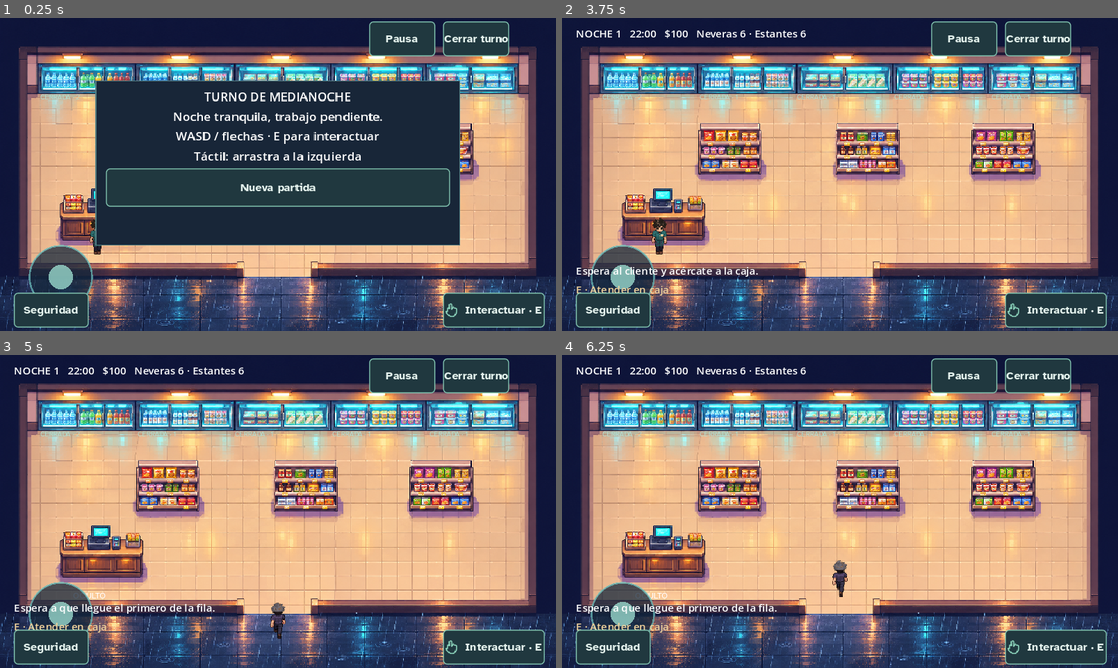
Above: before the commit, frames 1-4 (two rows, left to right).
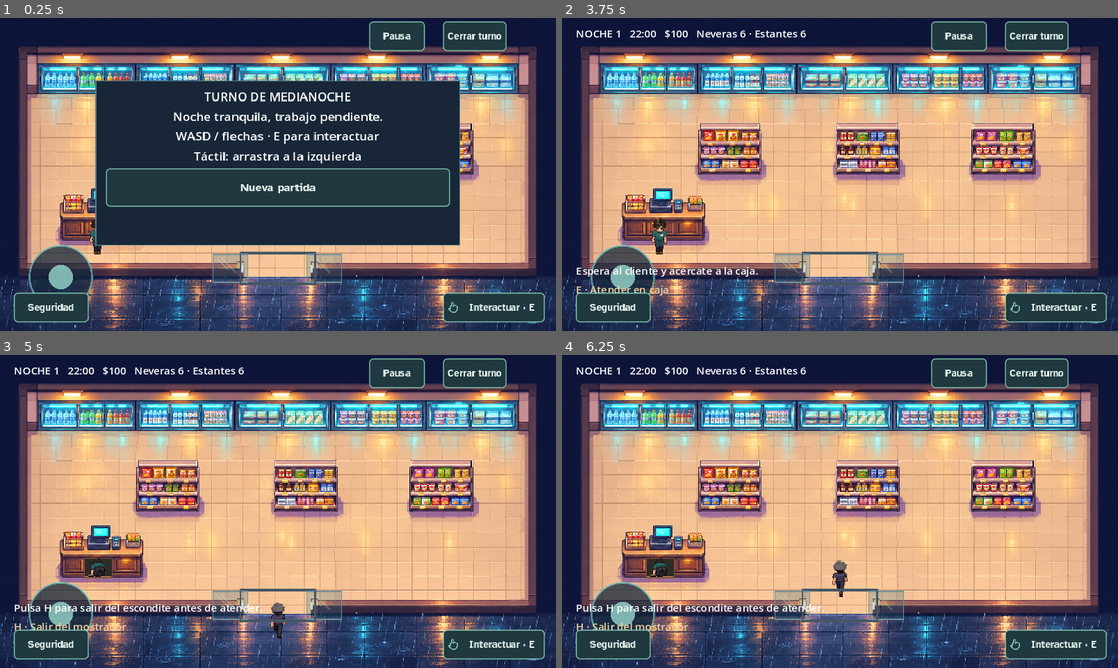
Above: after the commit, the same moments.

Repository: OscarLP1/midnight-shift
Game: Godot game, scene res://scenes/main.tscn
Same seed, same stepped clock (60 frames per second), same inputs: the game is played once before the commit and once after it. Sound files missing from this copy of the repository are replaced by a short silence.
Inputs (mouse positions are in pixels of both pictures, inside the frame that each line leads up to):
- Up to frame 1 (0.25 s): no input
- Up to frame 2 (3.75 s): click "Interactuar · E" at 0.5 s; click "Cerrar turno" at 1.25 s; click "Pausa" at 2 s; click "Seguridad" at 2.75 s; click "Nueva partida" at 3.5 s
- Up to frame 3 (5 s): tap Enter at 4.25 s; move the mouse to (400, 495) at 4.27 s; hold D from 4.28 s (still down); tap H at 4.35 s; click (400, 495) at 4.42 s; tap E at 4.55 s
- Up to frame 4 (6.25 s): release D at 5 s; tap H at 5, 5.85 s; drag from (728, 527) to (812, 574) at 5.02 s; move the mouse to (895, 442) at 5.77 s; hold D from 5.78 s (still down); tap E at 6.05 s

The runs differ from the first frame. In frame 1, 2.9% of the frame differs, in the area x 2-98%, y 1-99%; in frame 2, 3.1%; in frame 3, 4.2%; in frame 4, 4.2%.

Commit message:
Refine customer panic, checkout, hiding and sliding entrance

Diff:
--- a/scripts/commerce_ui.gd
+++ b/scripts/commerce_ui.gd
@@ -108,7 +108,7 @@
 		label(page,"$%d" % unit,Vector2(269,y+4),12)
 		label(page,"$%d" % (grouped[name]*unit),Vector2(312,y+4),12,ACCENT)
 		row += 1
-	label(page,"%d unidades · %d referencias" % [count,grouped.size()],Vector2(22,239),11,MUTED)
+	label(page,"%d unidad%s · %d referencia%s" % [count,"" if count==1 else "es",grouped.size(),"" if grouped.size()==1 else "s"],Vector2(22,239),11,MUTED)
 	label(page,"Venta sin impuestos en esta simulación.",Vector2(22,259),10,MUTED)
 	button(page,"Volver a la fila",Rect2(20,281,155,32),game.cancel_checkout)
 	label(page,"RESUMEN DEL COBRO",Vector2(372,80),11,ACCENT)
@@ -122,8 +122,8 @@
 	line(page,Vector2(372,179),Vector2(210,1),Color("385458"))
 	label(page,"TOTAL",Vector2(372,185),14)
 	label(page,"$%d" % total,Vector2(524,181),24,ACCENT)
-	button(page,"Tarjeta",Rect2(372,215,100,32),game.set_payment.bind("card"),game.payment_method=="card")
-	button(page,"Efectivo",Rect2(480,215,102,32),game.set_payment.bind("cash"),game.payment_method=="cash")
+	label(page,"EL CLIENTE PAGA CON",Vector2(372,215),10,MUTED)
+	label(page,"Efectivo" if game.payment_method=="cash" else "Tarjeta",Vector2(372,231),16,ACCENT)
 	label(page,("Recibido $%d  ·  Cambio $%d" % [cash,cash-total]) if game.payment_method=="cash" else "Terminal lista · Pago con tarjeta",Vector2(372,255),10,MUTED)
 	button(page,"Cobrar $%d" % total,Rect2(372,281,210,32),game.complete_sale,true,count==0)
 	if count==0: label(page,"Sin existencias para esta compra.",Vector2(24,117),12,Color("efad8d"))
--- a/scripts/customer_crowd.gd
+++ b/scripts/customer_crowd.gd
@@ -80,7 +80,7 @@
 		targets.append(SPOTS[indexes[pick]])
 		indexes.remove_at(pick)
 	serial += 1
-	var p := {"id":serial,"node":body,"sprite":sprite,"bubble": …(240 unchanged characters)… f_times[0],"evidence":false,"lost":false}
+	var p := {"id":serial,"node":body,"sprite":sprite,"bubble": …(240 unchanged characters)… f_times[0],"evidence":false,"lost":false,"payment":"cash" if rng.randf()<0.5 else "card"}
 	if p.thief:
 		thief_times.pop_front()
 		thieves_spawned += 1
@@ -116,7 +116,7 @@
 		withdrawal_in -= delta
 		if withdrawal_in<=0:
 			for visitor in people:
-				if visitor.state not in ["leaving","arrested","fleeing"]:
+				if visitor.state not in ["leaving","arrested","fleeing","panicking","waiting_exit"]:
 					leave(visitor)
 					break
 			withdrawal_in = 12.0
@@ -125,17 +125,26 @@
 		spawn_in = rng.randf_range(7,13)
 	for p in people.duplicate():
 		if p.state=="arrested": continue
-		if not p.thief and game.security.closed and (game.security.danger() or game.security.police_state!="idle") and p.state!="sheltering":
+		var alarm: bool = game.security.danger() or game.security.police_state=="chasing"
+		if not p.thief and p.node.position.y<=280 and alarm and p.state!="panicking":
 			queue.erase(p)
-			p.state = "sheltering"
-			plan(p,Vector2(184+(p.id%3)*24,264))
-		if p.state=="sheltering":
-			p.bubble.text = "A salvo · esperando"
-			if not game.security.closed and not game.security.danger():
-				p.sprite.scale = Vector2.ONE
+			p.state = "panicking"
+			p.speed = rng.randf_range(82,100)
+			p.calm_in = 2.0
+			p.sprite.scale = Vector2.ONE
+			panic_route(p)
+		if p.state=="panicking":
+			p.bubble.text = ""
+			p.calm_in = 2.0 if alarm else maxf(0,p.calm_in-delta)
+			if p.calm_in<=0:
+				p.speed = 55
 				leave(p)
+			elif p.path.is_empty(): panic_route(p)
+		if p.state=="waiting_exit":
+			p.bubble.text = ""
+			if not game.security.closed: leave(p)
 			elif p.path.is_empty():
-				p.sprite.scale.y = 0.65
+				Motion.animate(p.sprite,Vector2.ZERO)
 				continue
 		if p.state=="fleeing" and not game.security.closed and game.security.police_state=="idle": leave(p)
 		if p.state=="queue" and not p.thief:
@@ -153,8 +162,12 @@
 					p.speed = 95
 					plan(p,SPOTS[rng.randi_range(0,7)])
 				else:
-					p.state = "sheltering"
-					plan(p,Vector2(184+(p.id%3)*24,264))
+					p.state = "panicking" if alarm else "waiting_exit"
+					if alarm:
+						p.speed = rng.randf_range(82,100)
+						p.calm_in = 2.0
+						panic_route(p)
+					else: plan(p,Vector2(296+(p.id%3)*24,264))
 				continue
 			var before: Vector2 = p.node.position
 			p.node.position = p.node.position.move_toward(target,p.speed*delta)
@@ -206,7 +219,8 @@
 				leave(p)
 		elif p.state == "queue":
 			p.wait += delta
-			p.bubble.text = "%d artículos" % p.basket
+			var units: int = game.available_items(p).size()
+			p.bubble.text = "%d artículo%s" % [units,"" if units==1 else "s"]
 			if p.wait>p.patience: leave(p)
 		elif p.state == "leaving":
 			if p.thief and p.evidence and not p.lost:
@@ -240,7 +254,22 @@
 
 func frighten() -> void:
 	for p in people:
-		if p.state in ["arrested","sheltering"]: continue
+		if p.state in ["arrested","panicking"]: continue
 		leave(p)
 		p.speed = 105.0
 		p.bubble.text = "¡Vámonos!"
+
+func panic_route(p: Dictionary) -> void:
+	var best := Vector2.ZERO
+	var score := -INF
+	for spot in SPOTS:
+		if spot.distance_to(p.node.position)<70 or spot==p.get("panic_target",Vector2.ZERO): continue
+		var safety := 300.0
+		for suspect in people:
+			if suspect.thief and suspect.state!="arrested": safety = minf(safety,spot.distance_to(suspect.node.position))
+		var candidate := safety+rng.randf_range(0,100)
+		if candidate>score:
+			score = candidate
+			best = spot
+	p.panic_target = best
+	plan(p,best)
--- /dev/null
+++ b/scripts/entrance_view.gd
@@ -0,0 +1,28 @@
+extends Node2D
+var game
+var closure := 0.0
+func _process(delta: float) -> void:
+	if game==null: return
+	visible = game.location=="store"
+	if game.active: closure = move_toward(closure,1.0 if game.security.closed else 0.0,delta*1.6)
+	queue_redraw()
+func _draw() -> void:
+	if game==null: return
+	if game.security.hide_amount>0:
+		draw_rect(Rect2(97,234,32,22),Color("302a27"))
+		draw_rect(Rect2(97,234,32,22),Color("79513a"),false,1)
+		draw_line(Vector2(98,255),Vector2(128,255),Color("c38b52"),1)
+	# Two framed glass leaves slide into the wall pockets along the same track.
+	draw_rect(Rect2(276,269,88,3),Color("455764"))
+	draw_rect(Rect2(277,304,86,3),Color("455764"))
+	for i in range(2):
+		var x: float = (279.0-34*(1-closure)) if i==0 else (319.0+34*(1-closure))
+		draw_rect(Rect2(x,272,40,32),Color(0.2,0.42,0.5,0.26))
+		draw_rect(Rect2(x,272,40,32),Color("71929e"),false,1)
+		draw_line(Vector2(x+5,277),Vector2(x+17,289),Color(0.75,0.91,0.95,0.4),1)
+		draw_line(Vector2(x+10,276),Vector2(x+27,293),Color(0.75,0.91,0.95,0.22),2)
+		var handle: float = x+34 if i==0 else x+6
+		draw_line(Vector2(handle,284),Vector2(handle,293),Color("c9d8dc"),2)
+	for x in [276,362]:
+		draw_rect(Rect2(x,269,2,38),Color("455764"))
+		draw_circle(Vector2(x+1,271),0.5,Color("aabcc2"))
--- /dev/null
+++ b/scripts/hide_palette.gdshader
@@ -0,0 +1,15 @@
+shader_type canvas_item;
+uniform vec4 jacket : source_color;
+uniform vec4 hair : source_color;
+uniform float head_top[16];
+void fragment() {
+	vec4 c = texture(TEXTURE,UV);
+	vec2 cell = fract(UV*4.0);
+	int index = int(floor(UV.y*4.0))*4+int(floor(UV.x*4.0));
+	if (c.g>c.r*1.15 && c.b>c.r*1.1) {
+		c.rgb = jacket.rgb*(0.35+max(c.g,c.b)*1.4);
+	} else if (cell.y*48.0 < head_top[index]+11.0 && c.r<0.35 && c.g<0.30 && c.b<0.27 && c.a>0.5) {
+		c.rgb = hair.rgb*(0.55+max(c.r,max(c.g,c.b))*1.5);
+	}
+	COLOR = c;
+}
--- a/scripts/main.gd
+++ b/scripts/main.gd
@@ -235,7 +235,7 @@
 	b.text = text
 	b.position = pos
 	if touch_controls and b.position.y>316: b.position.y = 316
-	b.custom_minimum_size = Vector2(76,40 if touch_controls else 28)
+	b.custom_minimum_size = Vector2(64,34 if touch_controls else 23)
 	b.pressed.connect(action)
 	style_control(b)
 	if text in ["Cerrar turno", "Reponer · R", "Seguridad"]: shift_buttons.append(b)
@@ -246,9 +246,11 @@
 		map_button = b
 		b.visible = false
 		b.icon = UIStyles.icon("map")
+	b.set_meta("compact_hud",true)
+	UIStyles.apply(b)
 	if text == "Interactuar · E": b.icon = UIStyles.icon("hand")
 	b.expand_icon = true
-	b.add_theme_constant_override("icon_max_width",18)
+	b.add_theme_constant_override("icon_max_width",14)
 	controls.add_child(b)
 
 func show_panel(text: String, action: String, callback: Callable, continuation := false) -> void:
@@ -372,6 +374,9 @@
 
 func interact() -> void:
 	if not active: return
+	if security.hiding:
+		message.text = "Pulsa H para salir del escondite antes de atender."
+		return
 	if location == "city":
 		city_interact()
 		return
@@ -391,7 +396,7 @@
 	active = false
 	transaction_open = true
 	joystick.reset()
-	payment_method = "card"
+	payment_method = checkout_person.get("payment","card")
 	soundscape.play("scan")
 	commerce.checkout()
 
@@ -552,6 +557,9 @@
 	elif location in ["cafe","hardware","atelier"]:
 		hint.text = "E · Salir a la calle" if player.position.y>285 else ("E · Hablar en el mostrador" if player.position.y<175 else "Acércate al mostrador o explora el local")
 	else:
+		if security.hiding:
+			hint.text = "H · Salir del mostrador"
+			return
 		hint.text = "E · Abrir / cerrar nevera · R reponer" if player.position.y<116 else ("E · Atender en caja" if player.position.distance_to(CASHIER)<28 else ("E · Examinar productos y precios" if events.shelf_near(player.position)>=0 else "Explora los pasillos"))
 
 func city_interact() -> void:
@@ -637,10 +645,9 @@
 	else:
 		message.text = "Mostrador al fondo · Salida por la alfombra de entrada."
 
-func set_payment(method: String) -> void:
-	if not transaction_open or method not in ["card","cash"]: return
-	payment_method = method
-	commerce.checkout()
+func set_payment(_method: String) -> void:
+	# The customer keeps the same tender even if the checkout is reopened.
+	if transaction_open: payment_method = checkout_person.get("payment","card")
 
 func cancel_checkout() -> void:
 	transaction_open = false
@@ -688,9 +695,12 @@
 	return ["Agua Bruma","Jugo Aurora","Leche Alba","Yogur Nieve","Queso Fresco"].find(product)+3
 
 func checkout_items() -> Array[String]:
+	return available_items(checkout_person)
+
+func available_items(person: Dictionary) -> Array[String]:
 	var available := zone_stock.duplicate()
 	var result: Array[String] = []
-	for product in checkout_person.get("items",[]):
+	for product in person.get("items",[]):
 		var zone := product_zone(product)
 		if zone>=0 and zone<8 and available[zone]>0:
 			result.append(product)
--- a/scripts/store_details.gd
+++ b/scripts/store_details.gd
@@ -25,8 +25,6 @@
 		var x := 46.0+i*112.0
 		if game.events.spoiled[i]:
 			draw_rect(Rect2(x,56,101,27),Color(0.03,0.09,0.12,0.94))
-		var status: String = "DAÑADA" if game.events.spoiled[i] else ("ABIERTA" if game.events.open_doors[i] else "CERRADA")
-		draw_string(ThemeDB.fallback_font,Vector2(x,94),status+" · "+str(game.zone_stock[i+3]),HORIZONTAL_ALIGNMENT_LEFT,-1,8,Color("efb56d") if game.events.open_doors[i] else Color("b4ddce"))
 		if amounts[i]>0:
 			var edge: float = x+38+amounts[i]*35
 			draw_rect(Rect2(edge,55,30,29),Color(0.35,0.65,0.72,0.16))
--- a/scripts/store_security.gd
+++ b/scripts/store_security.gd
@@ -1,6 +1,11 @@
 extends Node2D
 var game
 var hide_amount := 0.0
+var hiding_actor: AnimatedSprite2D
+var hide_direction := 1
+var entrance_view: Node2D
+var dropping: Texture2D
+var hide_material: ShaderMaterial
 var wheel_phase := 0.0
 var arrested_total := 0
 var dog_caught := false
@@ -27,17 +32,43 @@
 var dog_wait := 0.0
 var patrol_x := -90.0
 var patrol_texture: Texture2D
-const DOG_TROT_SPEED := 75.0
-const DOG_ESCAPE_SPEED := 88.0
+const DOG_TROT_SPEED := 64.0
+const DOG_ESCAPE_SPEED := 74.0
 const PATROL_WHEEL_CENTERS = [Vector2(20,30),Vector2(69,30)]
 func _process(delta: float) -> void:
 	if game==null: return
 	visible = game.location=="store"
 	if game.active:
 		hide_amount = move_toward(hide_amount,1.0 if hiding else 0.0,delta*3)
-	game.actor.scale.y = lerpf(1.0,0.3,hide_amount)*(1.6 if game.location in ["cafe","hardware","atelier"] else 1.0)
-	game.actor.position.y = lerpf(-20,-5,hide_amount)
-	game.actor.modulate.a = 1.0-hide_amount
+	if not is_instance_valid(entrance_view):
+		entrance_view = preload("res://scripts/entrance_view.gd").new()
+		entrance_view.game = game
+		entrance_view.z_index = 2
+		add_child(entrance_view)
+	if not is_instance_valid(hiding_actor):
+		hiding_actor = game.make_actor("employee-hide")
+		hiding_actor.z_index = 3
+		hide_material = ShaderMaterial.new()
+		hide_material.shader = preload("res://scripts/hide_palette.gdshader")
+		var image: Image = load("res://assets/employee-hide.png").get_image()
+		var tops := PackedFloat32Array()
+		for row in range(4):
+			for col in range(4): tops.append(image.get_region(Rect2i(col*32,row*48,32,48)).get_used_rect().position.y)
+		hide_material.set_shader_parameter("head_top",tops)
+		hiding_actor.material = hide_material
+		hiding_actor.pause()
+		game.player.add_child(hiding_actor)
+	game.actor.visible = hide_amount<=0.001
+	game.actor.modulate.a = 1
+	if hide_amount>0:
+		hide_material.set_shader_parameter("jacket",game.wardrobe.COLORS[game.wardrobe.saved[2]])
+		hide_material.set_shader_parameter("hair",game.wardrobe.HAIR_COLORS[game.wardrobe.saved[3]])
+		hiding_actor.animation = str(hide_direction)
+		hiding_actor.pause()
+		hiding_actor.frame = mini(3,int(hide_amount*4))
+		hiding_actor.position = Vector2(0,lerpf(-20,-37,hide_amount))
+		hiding_actor.visible = game.location=="store"
+	else: hiding_actor.visible = false
 	if is_instance_valid(dog): dog.visible = visible
 	if is_instance_valid(officer): officer.visible = visible
 	queue_redraw()
@@ -72,8 +103,11 @@
 		game.message.text = "Acércate al mostrador para esconderte."
 		return
 	hiding = not hiding
-	if hiding: game.player.position = game.CASHIER
-	game.actor.z_index = -1 if hiding else 0
+	if hiding:
+		game.player.position = game.CASHIER
+		hide_direction = 1
+		game.player.velocity = Vector2.ZERO
+	game.actor.z_index = 0
 	game.message.text = "Bajo el mostrador · H para salir." if hiding else "Has salido del escondite."
 func call_police() -> void:
 	if not game.active or game.location!="store" or police>=0 or police_state!="idle": return
@@ -166,14 +200,10 @@
 	return false
 func _draw() -> void:
 	if game==null: return
-	if hide_amount>0.9:
-		draw_string(ThemeDB.fallback_font,game.CASHIER+Vector2(-28,8),"OCULTO",HORIZONTAL_ALIGNMENT_LEFT,-1,10,Color.WHITE)
-	if closed:
-		draw_rect(Rect2(279,282,80,5),Color("977854"))
-		draw_line(Vector2(310,281),Vector2(310,288),Color("eed49c"),2)
+
+	if dropping==null: dropping = load("res://assets/dog-dropping.png")
 	for pos in dirt:
-		draw_circle(pos,4,Color("63442c"))
-		draw_circle(pos+Vector2(2,-3),3,Color("775136"))
+		draw_texture_rect(dropping,Rect2(pos-Vector2(7,7),Vector2(14,9)),false)
 	if patrol_time>0 and patrol_texture!=null:
 		draw_texture_rect(patrol_texture,Rect2(patrol_x,308,88,38),false)
 		for offset in PATROL_WHEEL_CENTERS:
--- a/scripts/ui_styles.gd
+++ b/scripts/ui_styles.gd
@@ -16,6 +16,11 @@
 		box.bg_color = accents[index] if primary else fills[index]
 		box.border_color = accents[index]
 		box.set_border_width_all(2 if index==1 else 1)
+		if button.get_meta("compact_hud",false):
+			box.content_margin_left = 5
+			box.content_margin_right = 5
+			box.content_margin_top = 2
+			box.content_margin_bottom = 2
 		box.set_corner_radius_all(0 if index==1 else 4)
 		if state=="hover": box.bg_color = box.bg_color.lightened(0.15)
 		if state=="pressed": box.bg_color = box.bg_color.darkened(0.15)
@@ -27,7 +32,7 @@
 	button.add_theme_color_override("font_hover_color",fills[index] if primary else texts[index])
 	button.add_theme_color_override("font_pressed_color",texts[index])
 	button.add_theme_color_override("font_disabled_color",texts[index].darkened(0.35))
-	button.add_theme_font_size_override("font_size",13)
+	button.add_theme_font_size_override("font_size",11 if button.get_meta("compact_hud",false) else 13)
 
 static func icon(kind: String, preset := -1) -> Texture2D:
 	var index := selected if preset<0 else preset
--- /dev/null
+++ b/tools/capture_customer_refinements.gd
@@ -0,0 +1,42 @@
+extends SceneTree
+var game
+func _initialize() -> void: call_deferred("run")
+func snap(name: String) -> void:
+ game.update_hint()
+ await process_frame
+ await RenderingServer.frame_post_draw
+ root.get_texture().get_image().save_png("res://docs/"+name+".png")
+func run() -> void:
+ game = load("res://scenes/main.tscn").instantiate()
+ root.add_child(game)
+ await process_frame
+ game.start(false)
+ game.set_physics_process(false)
+ game.events.muted = true
+ game._physics_process(0)
+ game.security.dirt.append(Vector2(245,260))
+ game.security.toggle_door()
+ game.player.position = game.CASHIER
+ game.security.hide_player()
+ await create_timer(0.8).timeout
+ await snap("refined-hide-door")
+ game.security.hide_player()
+ await create_timer(0.8).timeout
+ game.crowd.spawn()
+ var person = game.crowd.people[0]
+ person.thief = false
+ person.node.position = game.CUSTOMER_CHECKOUT
+ person.path.clear()
+ person.state = "queue"
+ person.items = ["Papas Crujín","Papas Crujín","Papas Crujín"]
+ person.basket = 3
+ person.payment = "cash"
+ game.crowd.queue.append(person)
+ game.zone_stock[0] = 1
+ game.crowd.tick(0.01)
+ await snap("refined-quantity")
+ game.interact()
+ await snap("refined-checkout")
+ game.free()
+ await process_frame
+ quit()
--- a/tools/test_commerce_ui.gd
+++ b/tools/test_commerce_ui.gd
@@ -15,10 +15,11 @@
 		if not game.crowd.first().is_empty(): break
 	var person: Dictionary = game.crowd.first()
 	assert(not person.is_empty() and person.items.size()==person.basket)
+	person.payment = "cash"
 	game.interact()
 	await process_frame
 	assert(game.panel.size.x<=608 and game.panel.size.y<=328)
-	game.set_payment("cash")
+	game.set_payment("card")
 	await process_frame
 	assert(game.payment_method=="cash" and game.money==100)
 	game.cancel_checkout()
@@ -26,10 +27,10 @@
 	assert(game.active and game.stock==12 and game.crowd.first()==person)
 	game.interact()
 	await process_frame
-	game.set_payment("cash")
+	game.set_payment("card")
 	await process_frame
 	game.complete_sale()
-	var expected: int = 100+person.basket*4
+	var expected: int = 100+game.revenue
 	assert(game.money==expected and game.sold==1)
 	game.complete_sale()
 	assert(game.money==expected)
--- /dev/null
+++ b/tools/test_customer_refinements.gd
@@ -0,0 +1,73 @@
+extends SceneTree
+func _initialize() -> void: call_deferred("run")
+func run() -> void:
+ var g = load("res://scenes/main.tscn").instantiate()
+ g.SaveStore.PATH = "user://test_customer_refinements.json"
+ root.add_child(g)
+ await process_frame
+ g.set_physics_process(false)
+ g.start(false)
+ g.events.muted = true
+ g.crowd.spawn_in = 999
+ g.crowd.spawn()
+ var p = g.crowd.people[0]
+ p.thief = false
+ p.payment = "cash"
+ p.state = "queue"
+ p.items = ["Papas Crujín","Papas Crujín","Papas Crujín"]
+ p.basket = 3
+ p.node.position = g.CUSTOMER_CHECKOUT
+ p.path.clear()
+ g.crowd.queue.append(p)
+ g.zone_stock[0] = 1
+ g.crowd.tick(0.01)
+ assert(p.bubble.text=="1 artículo")
+ assert(g.available_items(p).size()==1)
+ g.player.position = g.CASHIER
+ g.interact()
+ assert(g.payment_method=="cash")
+ g.set_payment("card")
+ assert(g.payment_method=="cash")
+ g.complete_sale()
+ assert(g.zone_stock[0]==0 and g.money==104)
+ await process_frame
+ g.crowd.reset()
+ g.crowd.spawn_in = 999
+ g.crowd.spawn()
+ var civilian = g.crowd.people[0]
+ civilian.thief = false
+ civilian.node.position = Vector2(192,192)
+ civilian.path.clear()
+ g.crowd.spawn()
+ var thief = g.crowd.people[1]
+ thief.node.position = Vector2(352,192)
+ thief.path.clear()
+ thief.thief = true
+ thief.evidence = true
+ thief.state = "concealing"
+ thief.wait = -999
+ g.security.closed = true
+ var distance := 0.0
+ var destinations := {}
+ for i in range(1200):
+  var before: Vector2 = civilian.node.position
+  g.crowd.tick(1.0/60)
+  distance += civilian.node.position.distance_to(before)
+  destinations[str(civilian.get("panic_target",Vector2.ZERO))] = true
+  assert(civilian.sprite.scale==Vector2.ONE and civilian.bubble.text=="")
+  assert(civilian.node.position.y<=280)
+  for obstacle in g.obstacles: assert(not obstacle.has_point(civilian.node.position))
+ assert(distance>300 and destinations.size()>2)
+ assert(g.security.DOG_TROT_SPEED<75 and g.security.DOG_ESCAPE_SPEED<88)
+ g.security._process(0.1)
+ g.security.entrance_view._process(1)
+ assert(g.security.entrance_view.closure==1)
+ g.player.position = g.CASHIER
+ g.security.hide_player()
+ for i in range(60): g.security._process(1.0/60)
+ assert(not g.actor.visible and g.security.hiding_actor.frame==3)
+ assert(g.security.hiding_actor.scale==Vector2.ONE and g.actor.modulate.a==1)
+ print("PASS: customer-chosen tender, real unit count, exact stock debit, civilian panic at full size without text, blocked exit, varied routes, slower dog, sliding closure and unscaled crouch")
+ g.free()
+ await process_frame
+ quit()
--- a/tools/test_revision_complete.gd
+++ b/tools/test_revision_complete.gd
@@ -43,7 +43,7 @@
  g.player.position = g.CASHIER
  g.security.hide_player()
  for i in range(60): g.security._process(1.0/60)
- assert(g.security.hide_amount>0.9 and g.actor.modulate.a<0.1)
+ assert(g.security.hide_amount>0.9 and not g.actor.visible and g.security.hiding_actor.visible and g.security.hiding_actor.scale==Vector2.ONE)
  g.security.hide_player()
  g.security.closed = false
  g.security.spawn_dog()
Binary file added: assets/art_direction/dog-dropping-source.png
Not shown, added: assets/art_direction/dog-dropping-source.png.import
Binary file added: assets/art_direction/employee-hide-source.png
Not shown, added: assets/art_direction/employee-hide-source.png.import
Binary file added: assets/dog-dropping.png
Not shown, added: assets/dog-dropping.png.import
Binary file added: assets/employee-hide.png
Not shown, added: assets/employee-hide.png.import
Binary file added: docs/refined-checkout.png
Binary file added: docs/refined-hide-door.png
Binary file added: docs/refined-quantity.png
Not shown, added: scripts/entrance_view.gd.uid
(and 5 more such lines)
